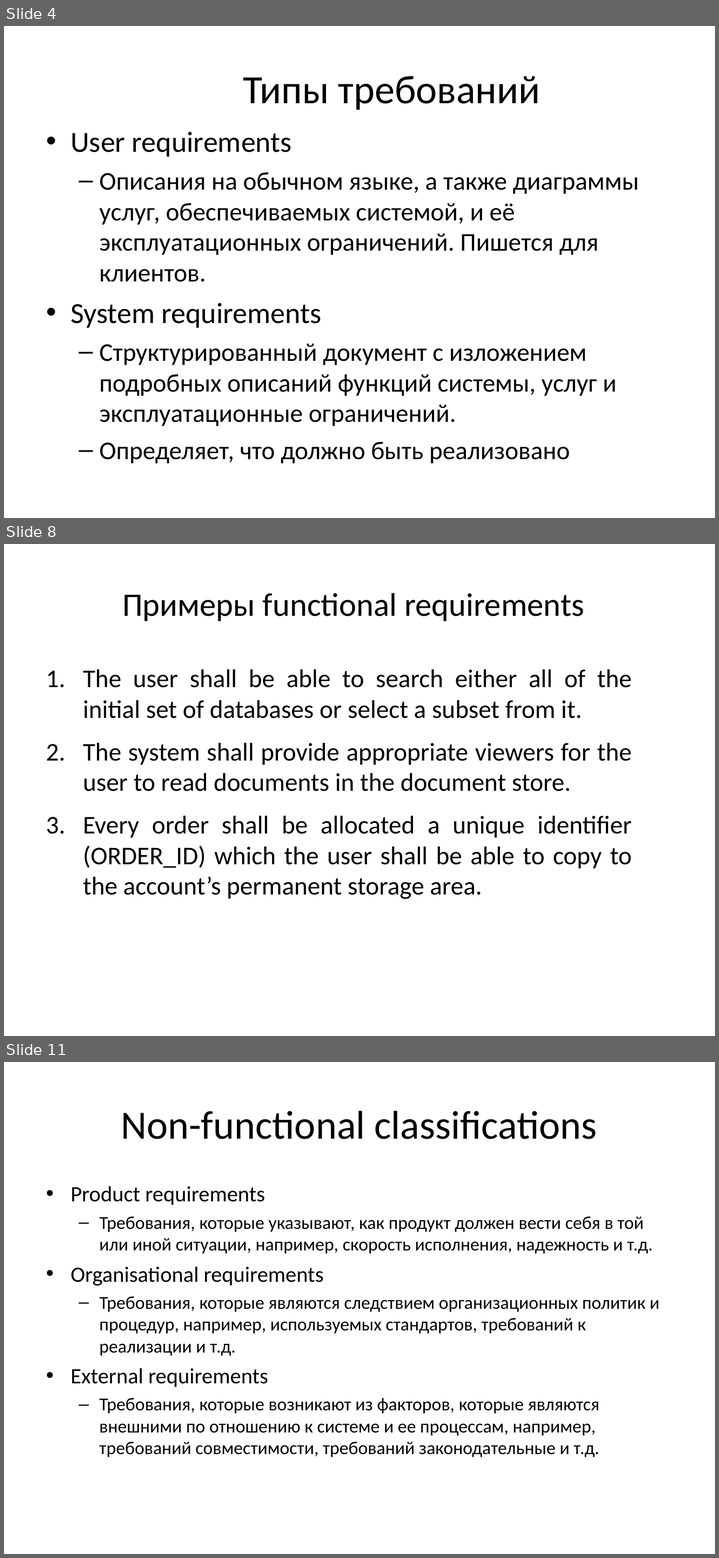
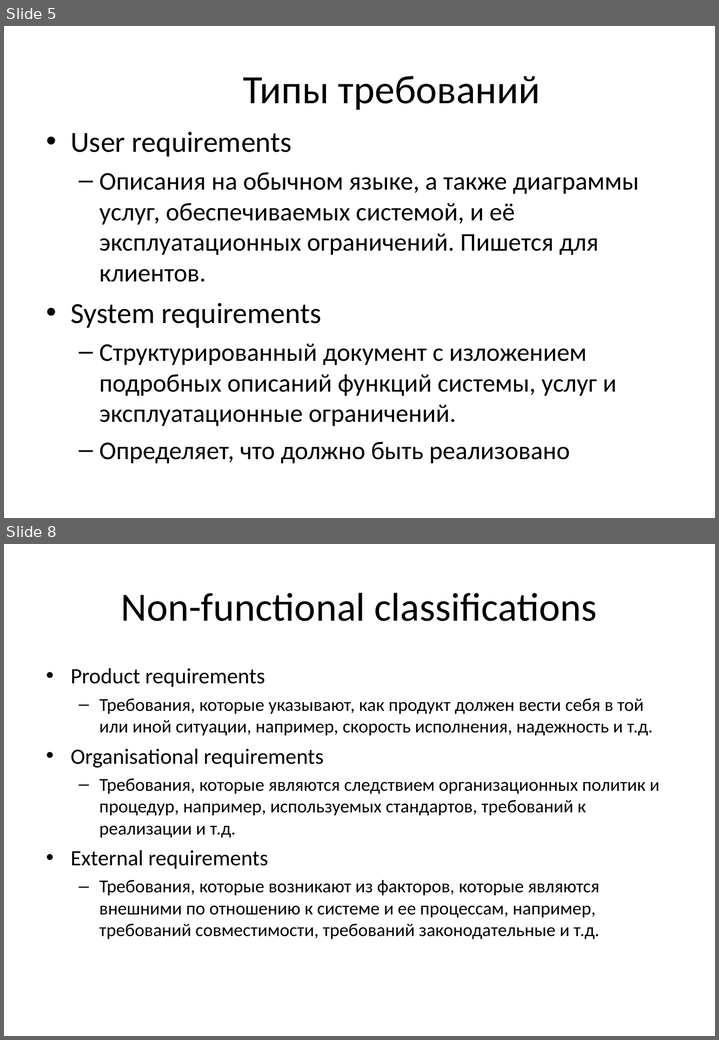
Before and after one commit to BigRacer/swtesting, a slide deck: 4.Requirements/Requirements_rus.ppt. Shown one above the other, each under a label of ours: slides 4, 8 and 11 before the commit, slides 5 and 8 after it; the slides between them are not shown. The pictures are 719x1558 and 719x1040 pixels, drawn with LibreOffice and Linux fonts; fonts in the diff are those of the drawing; background and template pictures are left out. Boxes give left, top, right and bottom in pixels: in the first picture for what was removed or moved away, otherwise in the second. Text is boxed around its words. In the diff, an @@ line names an element or a change of style, - is before the commit and + after.

```diff
--- a/4.Requirements/Requirements_rus.ppt
+++ b/4.Requirements/Requirements_rus.ppt
@@ slide 8 removed at [4, 544, 715, 1036], background picture (left out) @@
@@ title removed at [122, 593, 584, 621] @@
-Примеры functional requirements
@@ text removed at [83, 669, 631, 899] @@
-1. The user shall be able to search either all of the initial set of databases or select a subset from it.
-2. The system shall provide appropriate viewers for the user to read documents in the document store.
-3. Every order shall be allocated a unique identifier (ORDER_ID) which the user shall be able to copy to the account’s permanent storage area.
@@ what was slide 4 is now slide 5 @@
@@ what was slide 11 is now slide 8 @@
```
Also in this commit, not shown: 3 slides changed, 4 slides added, 5 other slides removed.
